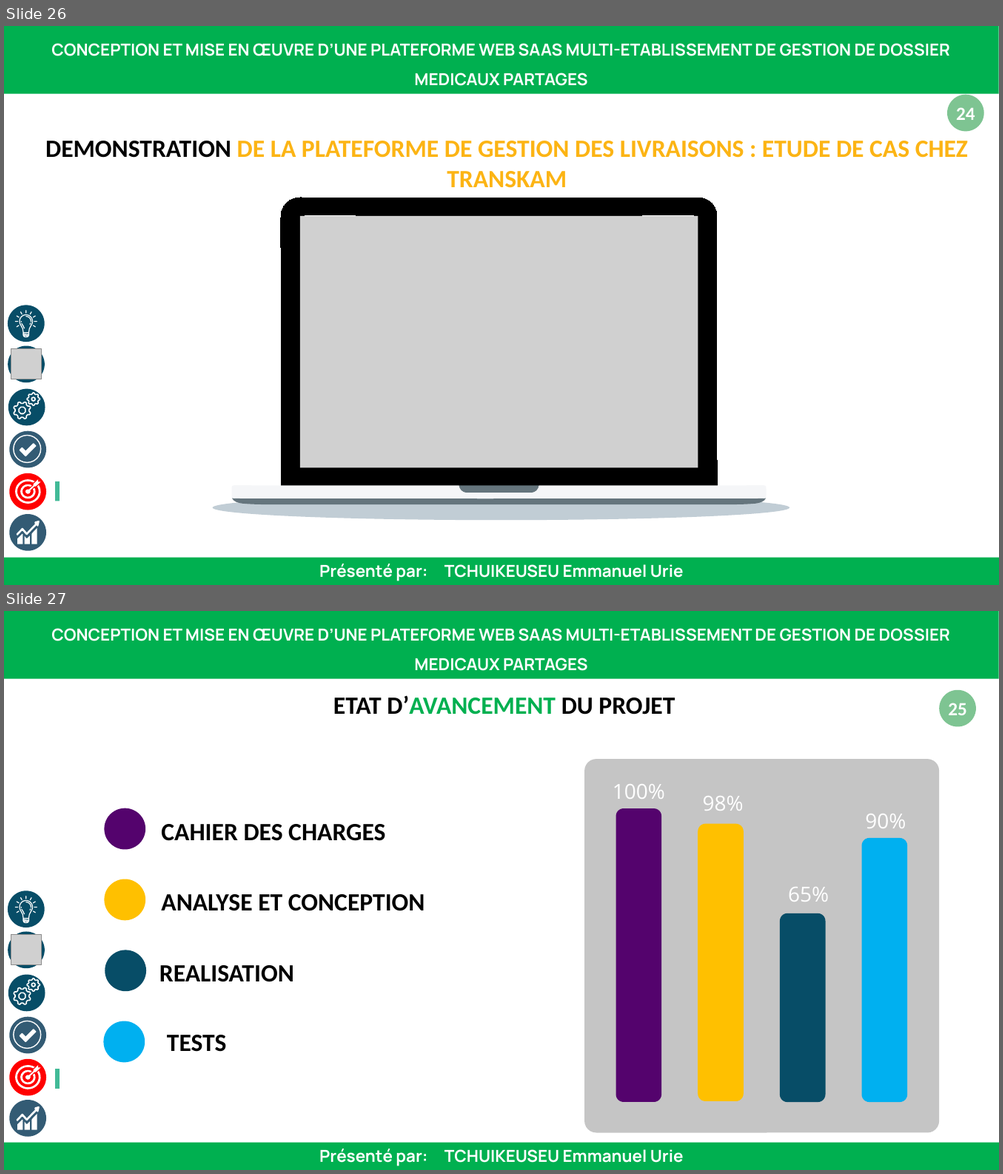
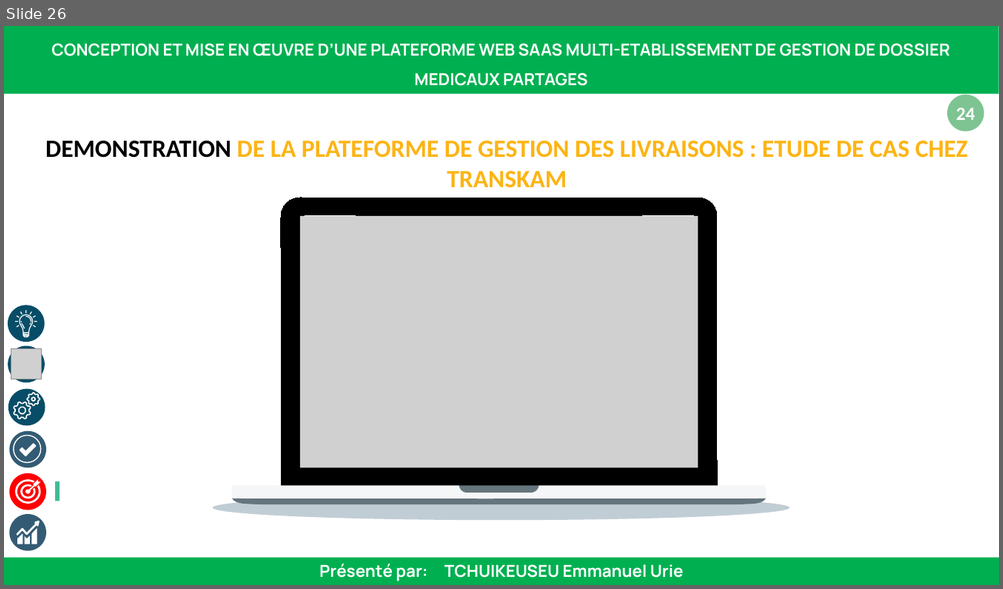
Before and after one commit to emmanuelurie07-commits/Projet_MedShare, a slide deck: dossier word/power point waffo projet soutenance.pptx. Shown one above the other, each under a label of ours: slides 26 and 27 before the commit, slide 26 after it. The pictures are 1003x1174 and 1003x589 pixels, drawn with LibreOffice and Linux fonts; fonts in the diff are those of the drawing; grey boxes stand for pictures. Boxes give left, top, right and bottom in pixels: in the first picture for what was removed or moved away, otherwise in the second. Text is boxed around its words. In the diff, an @@ line names an element or a change of style, - is before the commit and + after.

```diff
--- a/dossier word/power point waffo projet soutenance.pptx
+++ b/dossier word/power point waffo projet soutenance.pptx
@@ slide 27 removed at box(4, 611, 999, 1170), background #FFFFFF @@
@@ rectangle removed at box(4, 611, 999, 679) @@
-CONCEPTION ET MISE EN ŒUVRE D’UNE PLATEFORME WEB SAAS MULTI-ETABLISSEMENT DE GESTION DE DOSSIER MEDICAUX PARTAGES
@@ text removed at box(333, 695, 674, 715) @@
-ETAT D’AVANCEMENT DU PROJET
@@ ellipse removed at box(939, 690, 976, 726) @@
-25
@@ ellipse removed at box(104, 809, 145, 850) @@
@@ group removed at box(584, 759, 939, 1133): 5 rounded rectangles, 4 texts @@
-65%
-90%
-100%
-98%
@@ text removed at box(161, 824, 385, 841) @@
-CAHIER DES CHARGES
@@ ellipse removed at box(104, 880, 145, 920) @@
@@ text removed at box(161, 894, 425, 911) @@
-ANALYSE ET CONCEPTION
@@ group removed at box(7, 891, 45, 1137): 26 freeform shapes, 7 ellipses, 2 rounded rectangles, 1 picture @@
@@ ellipse removed at box(105, 951, 146, 991) @@
@@ text removed at box(159, 965, 294, 982) @@
-REALISATION
@@ ellipse removed at box(103, 1022, 145, 1062) @@
@@ text removed at box(167, 1035, 227, 1052) @@
-TESTS
@@ rectangle removed at box(56, 1069, 60, 1088) @@
@@ rectangle removed at box(4, 1143, 999, 1170) @@
-Présenté par: TCHUIKEUSEU Emmanuel Urie
```
Also in this commit, not shown: 2 slides changed, 1 other file.
